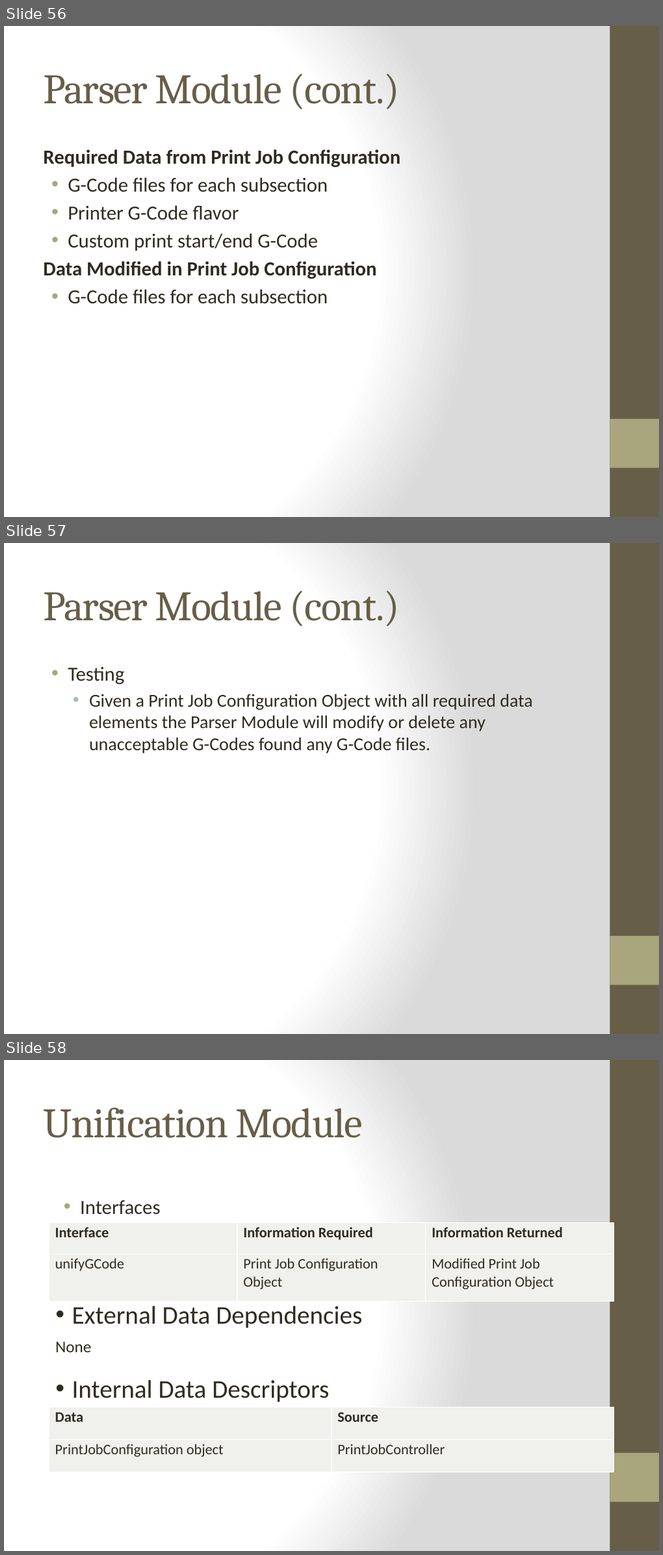
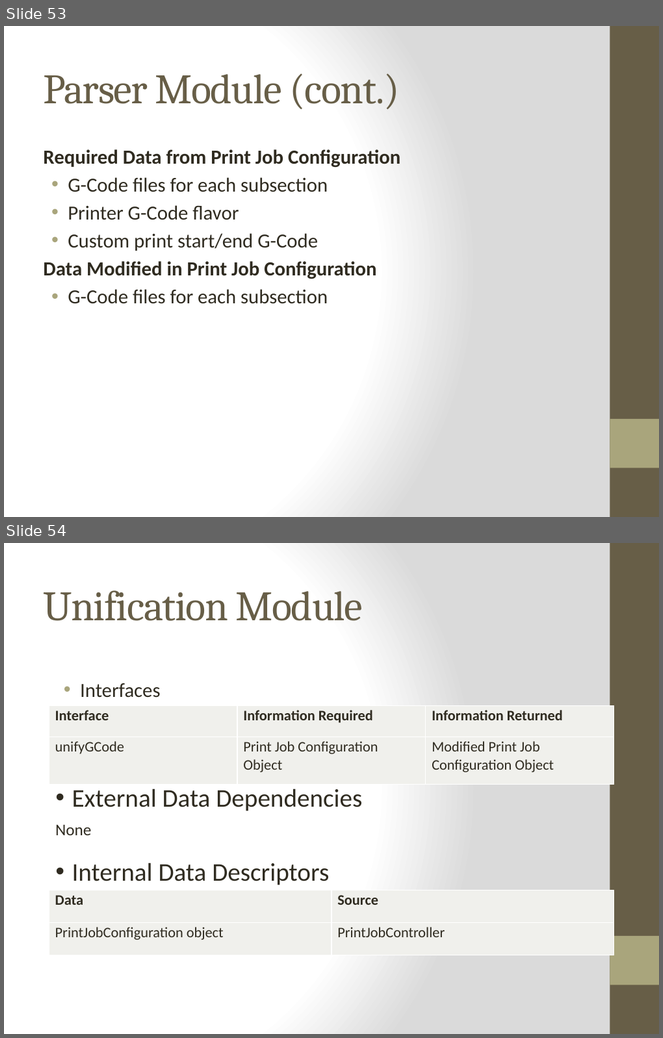
Before and after one commit to qpHalcy0n/SRDesign, a slide deck: DDS Presentation/Team Ink3d DDS.pptx. Shown one above the other, each under a label of ours: slides 56, 57 and 58 before the commit, slides 53 and 54 after it. The pictures are 663x1555 and 663x1038 pixels, drawn with LibreOffice and Linux fonts; fonts in the diff are those of the drawing. Boxes give left, top, right and bottom in pixels: in the first picture for what was removed or moved away, otherwise in the second. Text is boxed around its words. In the diff, an @@ line names an element or a change of style, - is before the commit and + after.

```diff
--- a/DDS Presentation/Team Ink3d DDS.pptx
+++ b/DDS Presentation/Team Ink3d DDS.pptx
@@ slide 57 removed at (4, 543, 659, 1034), background gradient #FFFFFF to #DADADA; not listed: 2 template elements that a slide beside it also shows @@
@@ title removed at (43, 590, 400, 626) @@
-Parser Module (cont.)
@@ text removed at (68, 667, 532, 754) @@
-• Testing
-  • Given a Print Job Configuration Object with all required data elements the Parser Module will modify or delete any unacceptable G-Codes found any G-Code files.
@@ what was slide 56 is now slide 53 @@
@@ what was slide 58 is now slide 54 @@
```
Also in this commit, not shown: 1 slide changed, 4 other slides removed.
